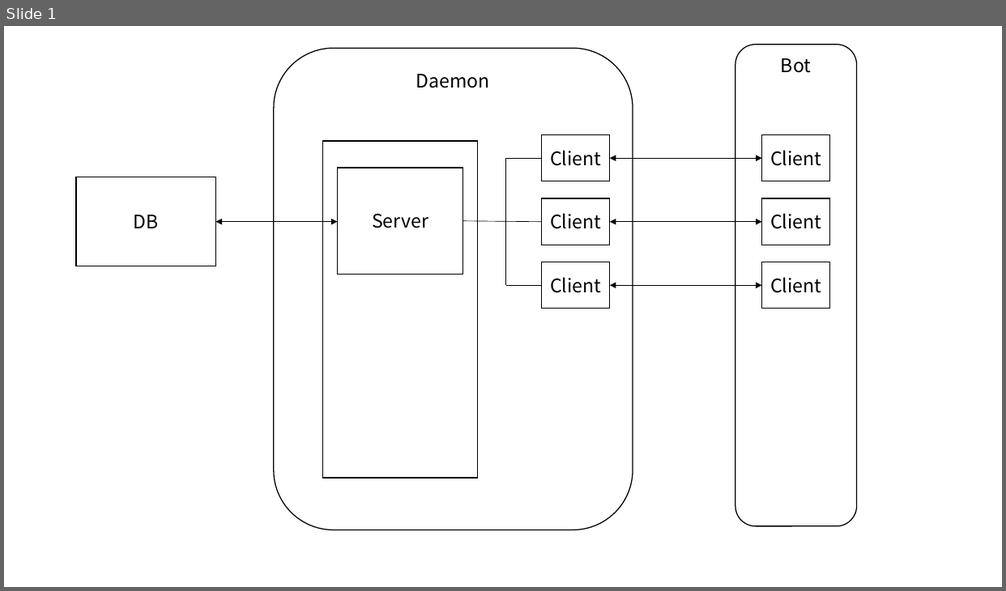
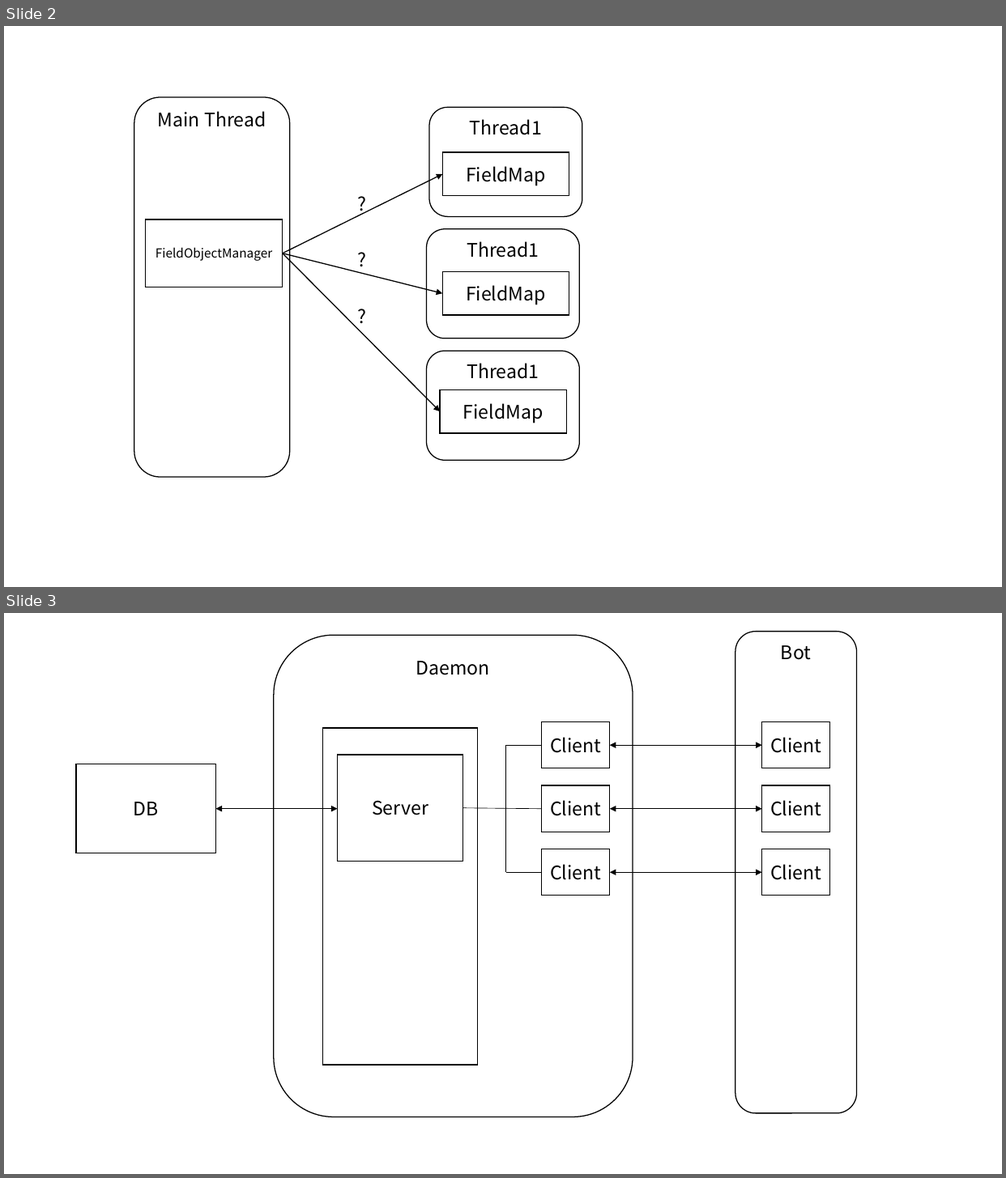
Before and after one commit to KeeJuneLim/Portfolio, a slide deck: 프레젠테이션1.pptx. Shown one above the other, each under a label of ours: slide 1 before the commit, slides 2 and 3 after it. The pictures are 1006x591 and 1006x1178 pixels, drawn with LibreOffice and Linux fonts; fonts in the diff are those of the drawing. Boxes give left, top, right and bottom in pixels: in the first picture for what was removed or moved away, otherwise in the second. Text is boxed around its words. In the diff, an @@ line names an element or a change of style, - is before the commit and + after.

```diff
--- a/프레젠테이션1.pptx
+++ b/프레젠테이션1.pptx
@@ slide 2 added at bbox=[4, 26, 1002, 587], background #FFFFFF @@
@@ rounded rectangle added at bbox=[134, 97, 290, 477], fill #FFFFFF, outline #000000 1 pt, 18 pt, text #000000 @@
+Main Thread
@@ rounded rectangle added at bbox=[429, 108, 582, 217], fill #FFFFFF, outline #000000 1 pt, 18 pt, text #000000 @@
+Thread1
@@ rectangle added at bbox=[443, 152, 569, 196], fill #FFFFFF, outline #000000 1 pt, 18 pt, text #000000 @@
+FieldMap
@@ arrow added from (283, 254) to (443, 174), #000000 1 pt @@
@@ text added at bbox=[351, 189, 374, 219], 18 pt, text #000000 @@
+?
@@ rectangle added at bbox=[146, 220, 283, 288], fill #FFFFFF, outline #000000 1 pt, 12 pt, text #000000 @@
+FieldObjectManager
@@ rounded rectangle added at bbox=[427, 228, 580, 338], fill #FFFFFF, outline #000000 1 pt, 18 pt, text #000000 @@
+Thread1
@@ arrow added from (283, 254) to (443, 293), #000000 1 pt @@
@@ arrow added from (283, 254) to (440, 412), #000000 1 pt @@
@@ text added at bbox=[350, 246, 374, 275], 18 pt, text #000000 @@
+?
@@ rectangle added at bbox=[443, 271, 569, 315], fill #FFFFFF, outline #000000 1 pt, 18 pt, text #000000 @@
+FieldMap
@@ text added at bbox=[350, 301, 374, 331], 18 pt, text #000000 @@
+?
@@ rounded rectangle added at bbox=[427, 351, 580, 460], fill #FFFFFF, outline #000000 1 pt, 18 pt, text #000000 @@
+Thread1
@@ rectangle added at bbox=[440, 390, 566, 433], fill #FFFFFF, outline #000000 1 pt, 18 pt, text #000000 @@
+FieldMap
@@ what was slide 1 is now slide 3 @@
```
Also in this commit, not shown: 7 other slides added, 1 slide removed, 42 other files.
